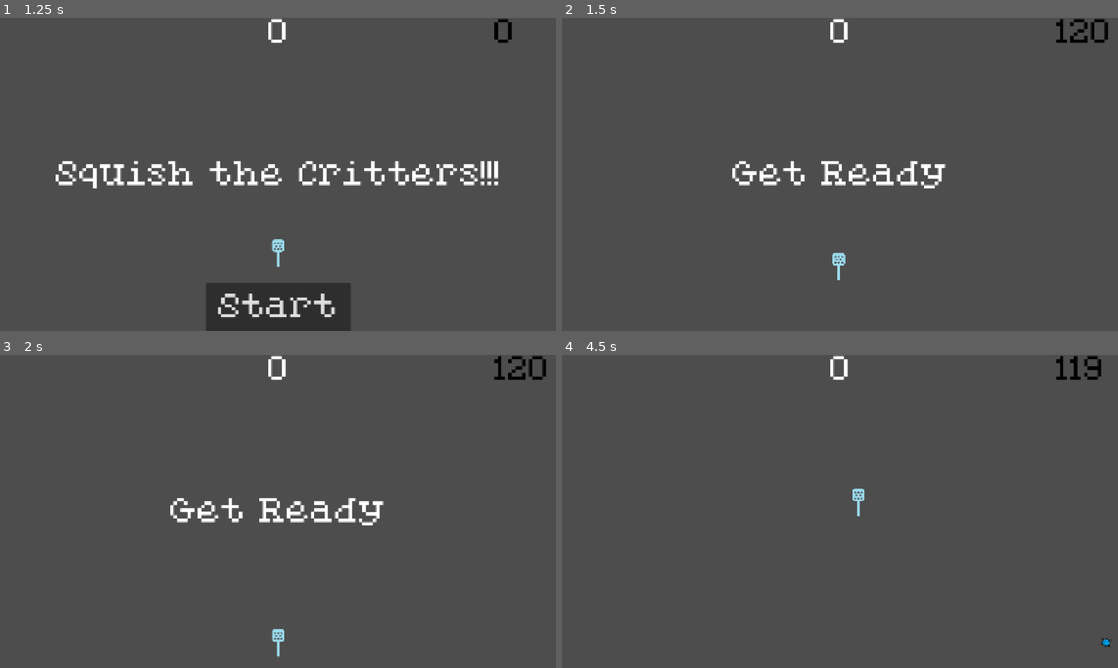
Above: before the commit, frames 1-4 (two rows, left to right).
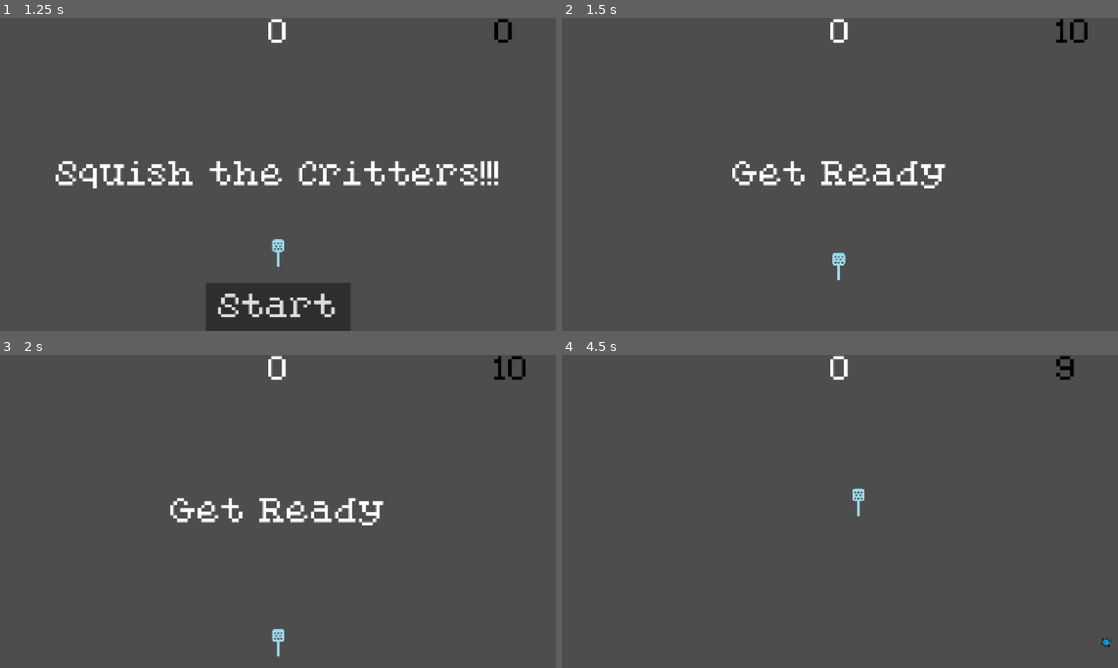
Above: after the commit, the same moments.

Repository: Evenwood/godotgamejame84
Game: Godot game, scene res://gui/title.tscn
Same seed, same stepped clock (60 frames per second), same inputs: the game is played once before the commit and once after it.
Inputs (mouse positions are in pixels of both pictures, inside the frame that each line leads up to):
- Up to frame 1 (1.25 s): click "Start" at 0.5 s
- Up to frame 2 (1.5 s): click "Start" at 1.25 s
- Up to frame 3 (2 s): no input
- Up to frame 4 (4.5 s): tap Enter at 2 s; move the mouse to (962, 495) at 2.02 s; click (962, 495) at 2.1 s; tap Space at 2.75 s; move the mouse to (728, 527) at 2.77 s; click (728, 527) at 2.85 s; move the mouse to (895, 442) at 3.52 s; click (895, 442) at 3.6 s; move the mouse to (812, 574) at 4.27 s; click (812, 574) at 4.35 s

Frame 1 is identical in both runs. In frame 2, 0.2% of the frame differs, in the area x 91-99%, y 0-8%; in frame 3, 0.2%; in frame 4, 0.3%, in the area x 88-97%, y 0-8%.

Commit message:
Stat Screen working

Diff:
--- a/gamejam84/Main.tscn
+++ b/gamejam84/Main.tscn
@@ -10,6 +10,7 @@
 [ext_resource type="Texture2D" uid="uid://b4n8hqbw4cxq0" path="res://art/squish2.png" id="8_03owx"]
 [ext_resource type="Texture2D" uid="uid://7otfqqw8064k" path="res://art/squish2-1.png" id="8_wkp8b"]
 [ext_resource type="PackedScene" uid="uid://coqc6gtkj2fdl" path="res://gui/pause.tscn" id="10_wkp8b"]
+[ext_resource type="PackedScene" uid="uid://ddhv7gv0dw3am" path="res://gui/stats.tscn" id="11_20pc6"]
 
 [sub_resource type="Curve2D" id="Curve2D_glv2v"]
 _data = {
@@ -76,7 +77,11 @@
 
 [node name="Pause" parent="." instance=ExtResource("10_wkp8b")]
 visible = false
-z_index = 1
+z_index = 2
+
+[node name="Stats" parent="." instance=ExtResource("11_20pc6")]
+layer = 2
+visible = false
 
 [connection signal="timeout" from="MobTimer" to="." method="_on_mob_timer_timeout"]
 [connection signal="timeout" from="ScoreTimer" to="." method="_on_score_timer_timeout"]
--- a/gamejam84/core.gd
+++ b/gamejam84/core.gd
@@ -1,7 +1,7 @@
 extends Node
 
 
-const TIME_LIMIT = 120
+const TIME_LIMIT = 10
 const MAIN_MESSAGE = "Squish the Critters!!!"
 const TITLE = "CREEPY CRITTER SQUISHER"
 
@@ -14,7 +14,7 @@
 var power_ups_collected = 0
 var num_swats = 0
 var successful_swats = 0
-var time_elapsed = 0
+var time_elapsed = 1
 
 func calculate_score() -> int:
 	var score = 0
--- /dev/null
+++ b/gamejam84/gui/stats.gd
@@ -0,0 +1,27 @@
+extends CanvasLayer
+
+@onready var critters = $StatPanel/MarginContainer/LabelContainer/CritterLabel
+@onready var powers = $StatPanel/MarginContainer/LabelContainer/PowerUpLabel
+@onready var swats = $StatPanel/MarginContainer/LabelContainer/SwatLabel
+@onready var succ_swats = $StatPanel/MarginContainer/LabelContainer/SuccSwatLabel
+@onready var accuracy = $StatPanel/MarginContainer/LabelContainer/AccuracyLabel
+@onready var time = $StatPanel/MarginContainer/LabelContainer/TimeLabel
+
+func update_stats() -> void:
+	critters.text = "Critters Squished: " + str(Core.critters_squished)
+	powers.text = "Power Ups Collected: " + str(Core.power_ups_collected)
+	swats.text = "Number of Swats: " + str(Core.num_swats)
+	succ_swats.text = "Successful Swats: " + str(Core.successful_swats)
+	accuracy.text = "Accuracy: " + calc_accuracy()
+	time.text = "Time Elapsed: " + str(Core.time_elapsed) + " seconds"
+
+func calc_accuracy() -> String:
+	var acc: float = 0.0
+	if(Core.num_swats == 0):
+		return "100%"
+	else:
+		acc = float(Core.successful_swats) / float(Core.num_swats)
+		acc *= 100
+		var percentage = snapped(acc, 0.1)
+		var percentString: String = str(percentage) + "%"
+		return percentString
--- a/gamejam84/gui/stats.tscn
+++ b/gamejam84/gui/stats.tscn
@@ -1,4 +1,7 @@
-[gd_scene load_steps=2 format=3 uid="uid://ddhv7gv0dw3am"]
+[gd_scene load_steps=4 format=3 uid="uid://ddhv7gv0dw3am"]
+
+[ext_resource type="Script" uid="uid://c1twi1peraaeq" path="res://gui/stats.gd" id="1_ut4vt"]
+[ext_resource type="FontFile" uid="uid://csuju232u5qsn" path="res://art/PixelatedEleganceRegular-ovyAA.ttf" id="1_wd47t"]
 
 [sub_resource type="StyleBoxFlat" id="StyleBoxFlat_2ycpp"]
 bg_color = Color(0.243137, 0.65098, 0.815686, 0.313726)
@@ -12,26 +15,95 @@
 corner_radius_bottom_right = 5
 corner_radius_bottom_left = 5
 
-[node name="Stats" type="Control"]
-layout_mode = 3
+[node name="Stats" type="CanvasLayer"]
+script = ExtResource("1_ut4vt")
+
+[node name="StatPanel" type="Panel" parent="."]
+anchors_preset = 8
+anchor_left = 0.5
+anchor_top = 0.5
+anchor_right = 0.5
+anchor_bottom = 0.5
+offset_left = -290.0
+offset_top = -290.0
+offset_right = 290.0
+offset_bottom = 290.0
+grow_horizontal = 2
+grow_vertical = 2
+theme_override_styles/panel = SubResource("StyleBoxFlat_2ycpp")
+
+[node name="MarginContainer" type="MarginContainer" parent="StatPanel"]
+layout_mode = 1
 anchors_preset = 15
 anchor_right = 1.0
 anchor_bottom = 1.0
 grow_horizontal = 2
 grow_vertical = 2
+theme_override_constants/margin_left = 35
+theme_override_constants/margin_top = 35
+theme_override_constants/margin_right = 35
+theme_override_constants/margin_bottom = 35
 
-[node name="CanvasLayer" type="CanvasLayer" parent="."]
+[node name="LabelContainer" type="VBoxContainer" parent="StatPanel/MarginContainer"]
+layout_mode = 2
+theme_override_constants/separation = 60
 
-[node name="StatPanel" type="Panel" parent="CanvasLayer"]
-anchors_preset = 8
-anchor_left = 0.5
-anchor_top = 0.5
-anchor_right = 0.5
-anchor_bottom = 0.5
-offset_left = -162.0
-offset_top = -162.0
-offset_right = 162.0
-offset_bottom = 162.0
-grow_horizontal = 2
-grow_vertical = 2
-theme_override_styles/panel = SubResource("StyleBoxFlat_2ycpp")
+[node name="CritterLabel" type="RichTextLabel" parent="StatPanel/MarginContainer/LabelContainer"]
+layout_mode = 2
+theme_override_fonts/normal_font = ExtResource("1_wd47t")
+theme_override_font_sizes/normal_font_size = 28
+text = "Critters Squished:"
+fit_content = true
+autowrap_mode = 0
+horizontal_alignment = 1
+vertical_alignment = 1
+
+[node name="PowerUpLabel" type="RichTextLabel" parent="StatPanel/MarginContainer/LabelContainer"]
+layout_mode = 2
+theme_override_fonts/normal_font = ExtResource("1_wd47t")
+theme_override_font_sizes/normal_font_size = 28
+text = "Power Ups Collected: "
+fit_content = true
+autowrap_mode = 0
+horizontal_alignment = 1
+vertical_alignment = 1
+
+[node name="SwatLabel" type="RichTextLabel" parent="StatPanel/MarginContainer/LabelContainer"]
+layout_mode = 2
+theme_override_fonts/normal_font = ExtResource("1_wd47t")
+theme_override_font_sizes/normal_font_size = 28
+text = "Number of Swats: "
+fit_content = true
+autowrap_mode = 0
+horizontal_alignment = 1
+vertical_alignment = 1
+
+[node name="SuccSwatLabel" type="RichTextLabel" parent="StatPanel/MarginContainer/LabelContainer"]
+layout_mode = 2
+theme_override_fonts/normal_font = ExtResource("1_wd47t")
+theme_override_font_sizes/normal_font_size = 28
+text = "Successful Swats: "
+fit_content = true
+autowrap_mode = 0
+horizontal_alignment = 1
+vertical_alignment = 1
+
+[node name="AccuracyLabel" type="RichTextLabel" parent="StatPanel/MarginContainer/LabelContainer"]
+layout_mode = 2
+theme_override_fonts/normal_font = ExtResource("1_wd47t")
+theme_override_font_sizes/normal_font_size = 28
+text = "Accuracy: "
+fit_content = true
+autowrap_mode = 0
+horizontal_alignment = 1
+vertical_alignment = 1
+
+[node name="TimeLabel" type="RichTextLabel" parent="StatPanel/MarginContainer/LabelContainer"]
+layout_mode = 2
+theme_override_fonts/normal_font = ExtResource("1_wd47t")
+theme_override_font_sizes/normal_font_size = 28
+text = "Time Elapsed: "
+fit_content = true
+autowrap_mode = 0
+horizontal_alignment = 1
+vertical_alignment = 1
--- a/gamejam84/main.gd
+++ b/gamejam84/main.gd
@@ -10,6 +10,7 @@
 var paused = false
 
 @onready var player = $Player
+@onready var stats = $Stats
 
 # Called when the node enters the scene tree for the first time.
 func _ready() -> void:
@@ -28,6 +29,7 @@
 func _process(delta: float) -> void:
 	if(game_active):
 		update_score()
+		stats.update_stats()
 	if Input.is_action_just_pressed("escape"):
 		processPause()
 	if(game_active && paused != true && Input.is_action_just_pressed("swat")):
@@ -38,7 +40,8 @@
 	game_active = false
 	$ScoreTimer.stop()
 	$MobTimer.stop()
-	$HUD.show_game_over()
+	stats.show()
+	#$HUD.show_game_over()
 
 func new_game():
 	score = 0
Not shown: 1 places in gamejam84/Main.tscn that only renumber resources
Not shown, added: gamejam84/gui/stats.gd.uid
